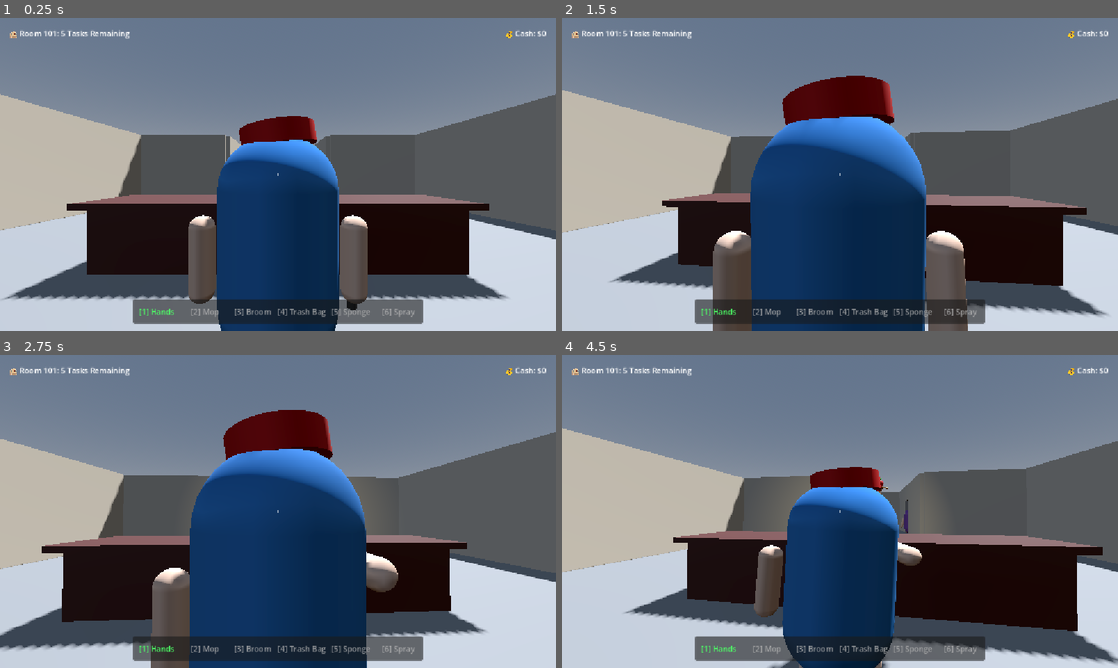
Above: before the commit, frames 1-4 (two rows, left to right).
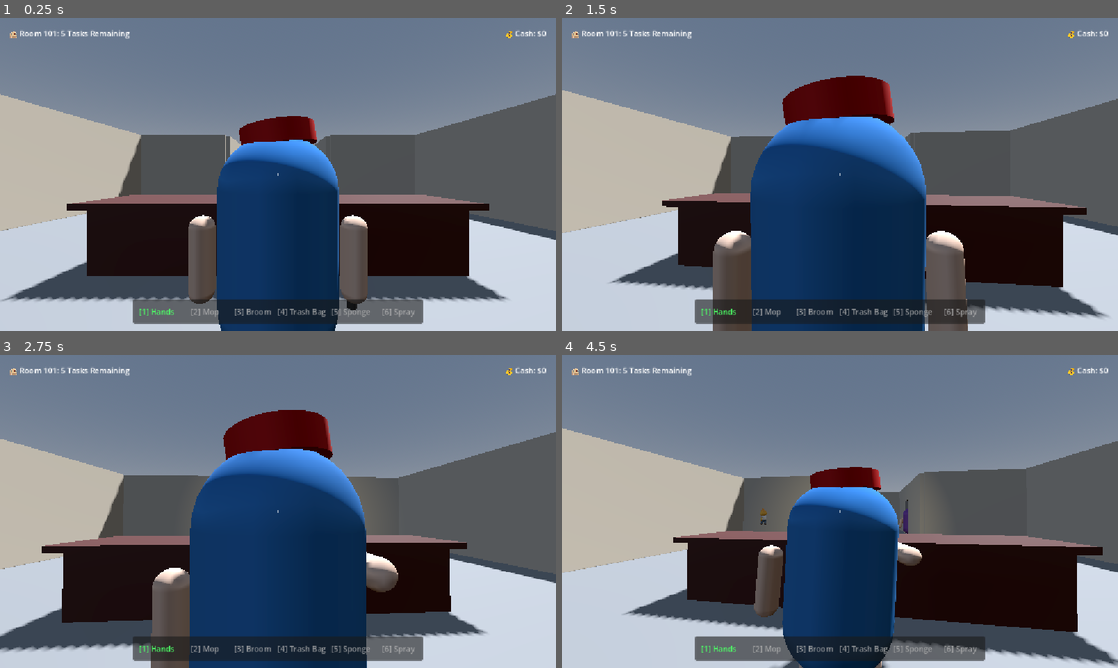
Above: after the commit, the same moments.

Repository: ngezLin/Zero-Rating-Star
Game: Godot game, scene res://main.tscn
Two runs of this game, one before a commit and one after it. Both use one fixed random seed, a clock stepped at 60 frames per second and the inputs below.
Inputs (mouse positions are in pixels of both pictures, inside the frame that each line leads up to):
- Up to frame 1 (0.25 s): no input
- Up to frame 2 (1.5 s): tap Enter (ui_accept) at 0.5, 0.77 s; move the mouse to (867, 174) at 0.52 s; click (867, 174) at 0.6 s; move the mouse to (812, 174) at 1.27 s; tap S (camera_back) at 1.35 s; click (812, 174) at 1.42 s
- Up to frame 3 (2.75 s): tap Enter (ui_accept) at 1.52 s; move the mouse to (289, 505) at 2.02 s; hold F (camera_center) from 2.03 s (still down); click (289, 505) at 2.17 s
- Up to frame 4 (4.5 s): move the mouse to (834, 517) at 2.77 s; release F (camera_center) at 2.78 s; tap W (camera_forward) at 2.85 s; click (834, 517) at 2.92 s; tap Enter (ui_accept) at 3.02, 3.77 s; move the mouse to (878, 514) at 3.52 s; tap A (camera_left) at 3.6 s; click (878, 514) at 3.67 s; move the mouse to (795, 508) at 4.27 s; tap D (camera_right) at 4.35 s; click (795, 508) at 4.42 s

The runs differ from the first frame. In frame 1, 1.0% of the frame differs, in the area x 0-100%, y 62-91%; in frame 2, 0.8%; in frame 3, 0.8%; in frame 4, 1.1%, in the area x 0-100%, y 39-100%.

Commit message:
Tambahan Citrus Gerak
Character folder - Scene Citrus walk untuk cek animasi,

Citrus dh gerak tapi terbang tembus tembok (npc)

Diff:
--- /dev/null
+++ b/Character/citruswalk.gd
@@ -0,0 +1,11 @@
+extends Node3D
+
+
+# Called when the node enters the scene tree for the first time.
+func _ready() -> void:
+	pass # Replace with function body.
+
+
+# Called every frame. 'delta' is the elapsed time since the previous frame.
+func _process(delta: float) -> void:
+	pass
--- /dev/null
+++ b/Character/citruswalk.tscn
@@ -0,0 +1,26 @@
+[gd_scene format=3 uid="uid://c0ucwk8eqeqpf"]
+
+[ext_resource type="PackedScene" uid="uid://bx22sbgof7em8" path="res://models/Citruswalk.glb" id="1_6kj5m"]
+
+[node name="Citruswalk" unique_id=145872629 instance=ExtResource("1_6kj5m")]
+
+[node name="Skeleton3D" parent="ParentNode/Armature" parent_id_path=PackedInt32Array(1295979863) index="0" unique_id=434910872]
+bones/1/position = Vector3(0.0045314697, -0.9929045, 0.28396004)
+bones/1/rotation = Quaternion(0.27542144, -0.33783272, -0.09551656, 0.89492387)
+bones/2/rotation = Quaternion(0.1579279, 0.8402642, 0.3903668, -0.34150958)
+bones/3/rotation = Quaternion(0.9998882, -0.011507199, 0.0005057984, -0.009547555)
+bones/3/scale = Vector3(1.0000476, 1.0000004, 1)
+bones/4/rotation = Quaternion(-0.16577749, 0.0039280658, -0.03897089, 0.98538506)
+bones/5/rotation = Quaternion(0.79263043, 0.027841635, 0.019648895, 0.60874933)
+bones/11/rotation = Quaternion(0.98563045, 0.015565973, -0.010200949, -0.16788815)
+bones/11/scale = Vector3(1.0000404, 0.9999998, 1.0000223)
+bones/14/rotation = Quaternion(-0.5244061, -0.053684343, 0.09603719, 0.8443301)
+bones/15/rotation = Quaternion(0.7047291, -0.06965338, -0.06924344, 0.7026456)
+bones/19/rotation = Quaternion(0.16291629, 0.8383478, 0.40462682, -0.32696846)
+bones/20/rotation = Quaternion(-0.016731268, -0.0112593565, -0.006052124, 0.99977833)
+bones/21/rotation = Quaternion(-0.016730916, -0.0112592755, -0.006052108, 0.9997784)
+bones/22/rotation = Quaternion(-0.15657672, -3.819887e-08, 0.021755124, 0.98742616)
+bones/26/rotation = Quaternion(-0.069000855, -0.11392482, -0.6456818, 0.7519009)
+bones/27/rotation = Quaternion(0.111770436, 0.48936594, -0.03750198, 0.864073)
+bones/34/rotation = Quaternion(-0.038842548, -0.024101447, 0.63741434, 0.76916414)
+bones/37/rotation = Quaternion(0.091301374, -0.46846217, 0.014589641, 0.87863225)
--- /dev/null
+++ b/citrus_3d.gd
@@ -0,0 +1,36 @@
+extends CharacterBody3D
+
+@export var speed := 2.0
+
+var direction = Vector3.ZERO
+var timer = 0.0
+
+@onready var animation_player = $Citruswalk/AnimationPlayer
+
+func _ready():
+	randomize()
+	_choose_direction()
+
+func _physics_process(delta):
+	timer -= delta
+
+	if timer <= 0:
+		_choose_direction()
+
+	velocity.x = direction.x * speed
+	velocity.z = direction.z * speed
+
+	if direction != Vector3.ZERO:
+		look_at(global_position + direction, Vector3.UP)
+
+	move_and_slide()
+
+func _choose_direction():
+	timer = randf_range(2.0, 5.0)
+
+	var angle = randf() * TAU
+	direction = Vector3(cos(angle), 0, sin(angle))
+
+	if animation_player:
+		if animation_player.has_animation("Armature|preset_biped_walk"):
+			animation_player.play("Armature|preset_biped_walk")
--- a/main.tscn
+++ b/main.tscn
@@ -5,6 +5,8 @@
 [ext_resource type="PackedScene" uid="uid://cb5lwq82218u" path="res://pickup_box.tscn" id="3_box"]
 [ext_resource type="PackedScene" uid="uid://dfb77g02218u" path="res://npc.tscn" id="4_npc"]
 [ext_resource type="PackedScene" uid="uid://csguf4r3vyhup" path="res://models/Cthapel.glb" id="5_lquwl"]
+[ext_resource type="Script" uid="uid://cwmn2j3ycb8hh" path="res://citrus_3d.gd" id="6_5vw27"]
+[ext_resource type="PackedScene" uid="uid://bx22sbgof7em8" path="res://models/Citruswalk.glb" id="6_7mycd"]
 
 [sub_resource type="ProceduralSkyMaterial" id="ProceduralSkyMaterial_ig7tw"]
 sky_horizon_color = Color(0.66224277, 0.6717428, 0.6867428, 1)
@@ -24,6 +26,10 @@
 [sub_resource type="BoxMesh" id="BoxMesh_m7ri8"]
 size = Vector3(200, 0.5, 200)
 
+[sub_resource type="CapsuleShape3D" id="CapsuleShape3D_5vw27"]
+radius = 0.3071289
+height = 1.8081055
+
 [node name="Main" type="Node3D" unique_id=950373867]
 
 [node name="WorldEnvironment" type="WorldEnvironment" parent="." unique_id=1051399298]
@@ -39,7 +45,7 @@
 shape = SubResource("BoxShape3D_sxki6")
 
 [node name="MeshInstance3D" type="MeshInstance3D" parent="StaticBody3D" unique_id=1155551397]
-transform = Transform3D(1, 0, 0, 0, 1, 0, 0, 0, 1, -0.024333477, -0.073265076, -0.031985283)
+transform = Transform3D(1, 0, 0, 0, 1, 0, 0, 0, 1, 0.01170969, -0.08743715, 0.015180588)
 mesh = SubResource("BoxMesh_m7ri8")
 
 [node name="HotelLayout" parent="." unique_id=1133220909 instance=ExtResource("2_hotel")]
@@ -65,4 +71,14 @@
 [node name="Node" type="Node" parent="." unique_id=493880338]
 
 [node name="Cthapel" parent="." unique_id=1025471099 instance=ExtResource("5_lquwl")]
-transform = Transform3D(1, 0, 0, 0, 1, 0, 0, 0, 1, 0.47481215, 2.598363, -3.6098585)
+transform = Transform3D(1, 0, 0, 0, 1, 0, 0, 0, 1, 0.12521565, 1.138367, -3.6098585)
+
+[node name="Citrus3d" type="CharacterBody3D" parent="." unique_id=136815297]
+script = ExtResource("6_5vw27")
+
+[node name="CollisionShape3D" type="CollisionShape3D" parent="Citrus3d" unique_id=1897140808]
+transform = Transform3D(1, 0, 0, 0, 1, 0, 0, 0, 1, 0.8415539, 0.23773289, -1.3687627)
+shape = SubResource("CapsuleShape3D_5vw27")
+
+[node name="Citruswalk" parent="Citrus3d" unique_id=145872629 instance=ExtResource("6_7mycd")]
+transform = Transform3D(-0.6969873, 0, 0.71708345, 0, 1, 0, -0.71708345, 0, -0.6969873, 0.81748915, 0.19084412, -1.3318352)
Not shown, added: Character/citruswalk.gd.uid
Not shown, added: citrus_3d.gd.uid
Binary file added: models/Citruswalk.glb
Not shown, added: models/Citruswalk.glb.import
Binary file added: models/Citruswalk_cartoon_character_3d_model_tripo_part_0_basecolor.jpg
Not shown, added: models/Citruswalk_cartoon_character_3d_model_tripo_part_0_basecolor.jpg.import
Binary file added: models/Citruswalk_cartoon_character_3d_model_tripo_part_10_basecolor.jpg
Not shown, added: models/Citruswalk_cartoon_character_3d_model_tripo_part_10_basecolor.jpg.import
Binary file added: models/Citruswalk_cartoon_character_3d_model_tripo_part_11_basecolor.jpg
Not shown, added: models/Citruswalk_cartoon_character_3d_model_tripo_part_11_basecolor.jpg.import
Binary file added: models/Citruswalk_cartoon_character_3d_model_tripo_part_12_basecolor.jpg
Not shown, added: models/Citruswalk_cartoon_character_3d_model_tripo_part_12_basecolor.jpg.import
(and 20 more such lines)
